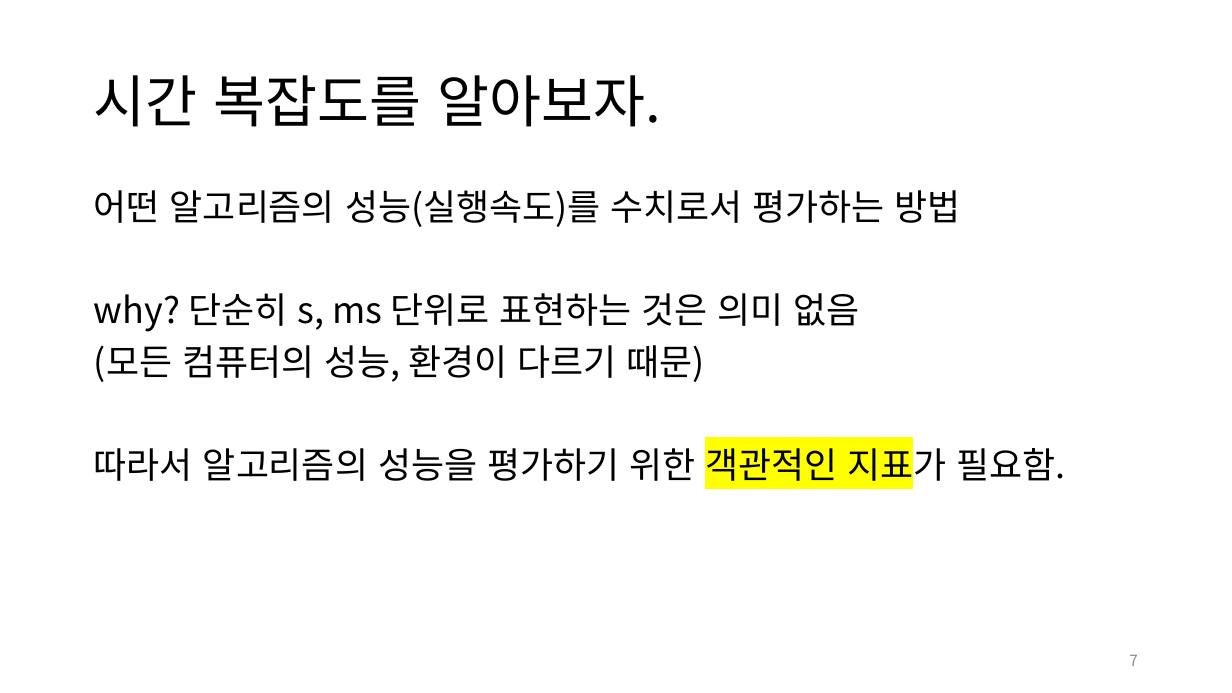
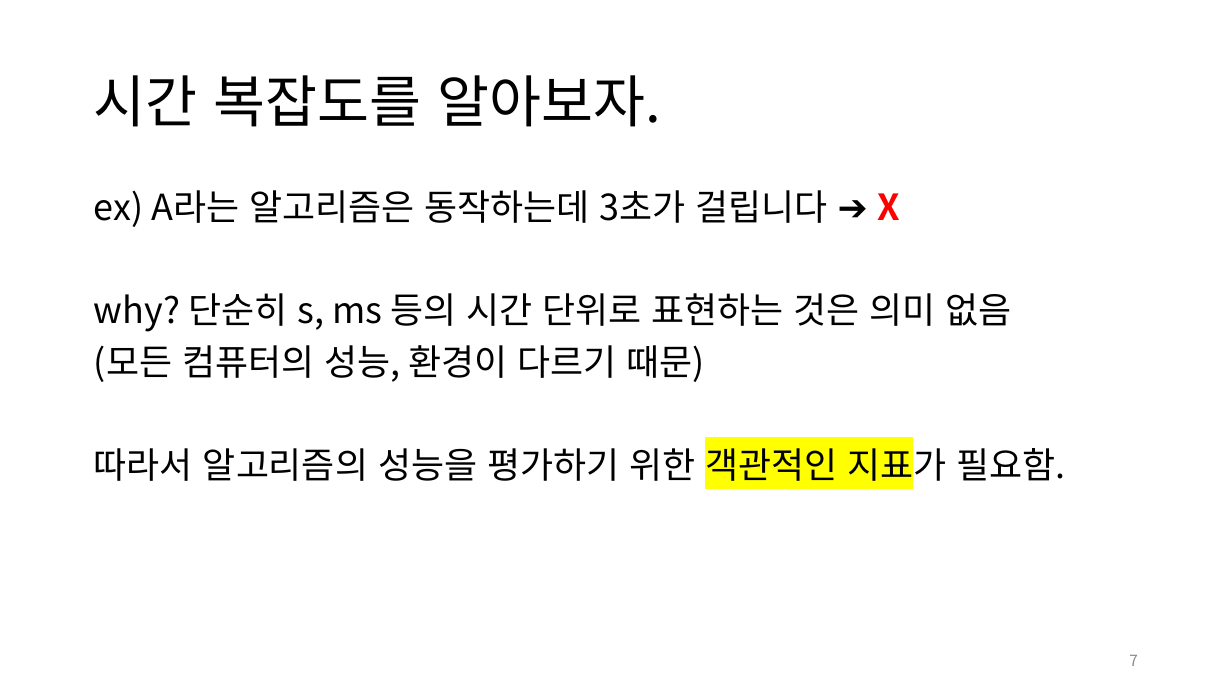
Before and after one commit to jm-kor-00/Seed_23-2nd, a slide deck: slide 7 of 1st/2학기_씨앗_1회.pptx. Drawn at 1232x693 pixels with LibreOffice and Linux fonts; fonts in the diff are those of the drawing. Boxes give left, top, right and bottom in pixels: in the first picture for what was removed or moved away, otherwise in the second. Text is boxed around its words. In the diff, an @@ line names an element or a change of style, - is before the commit and + after.

```diff
--- a/1st/2학기_씨앗_1회.pptx
+++ b/1st/2학기_씨앗_1회.pptx
@@ text at box(94, 190, 1012, 332): text changed @@
-어떤 알고리즘의 성능(실행속도)를 수치로서 평가하는 방법
-why? 단순히 s, ms 단위로 표현하는 것은 의미 없음
+ex) A라는 알고리즘은 동작하는데 3초가 걸립니다 ➔ X
+why? 단순히 s, ms 등의 시간 단위로 표현하는 것은 의미 없음
```
Also in this commit, not shown: 2 other slides changed, 1 other file.
